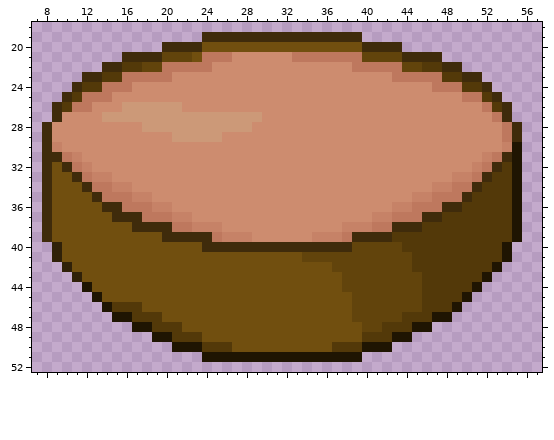
Edited in one commit: pixel-art sprite (textures/items/mushroom_stew.png). This is how it looked before the edit.
The file is 64x64 pixels. Colours within 5 levels of each other are drawn and written as one. Shown: x 7..57, y 18..52.
Now the later version:
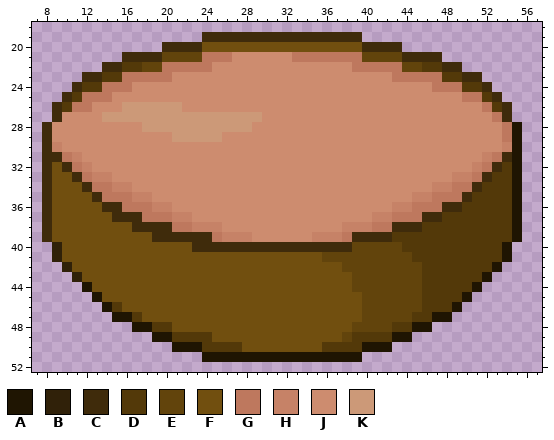
Palette (. is transparent): A #1f1502  B #302109  C #3f2b0b  D #533909  E #62440c  F #714f0f  G #be785e  H #c68267  J #cd8c6f  K #cc9978
Edits made:
@@ x 21..25 @@
 20 CCCFF
-21 EEFGG
+21 EEEGG
 22 GGGGJ
@@ x 53..57 @@
 27 GC...
-28 JGC..
-29 JGC..
+28 JGA..
+29 JGA..
 30 JHA..
@@ x 14..47 @@
 38 FFFCCCCGGHHHJJJJJJJJJJJJHHHGGCCCDD
-39 FFFFFFCCCCCGHHHJJJJJJHHHGCCCCDDDDD
-40 FFFFFFFFFFCCCCCCCCCCCCCCCEEEEEDDDD
-41 FFFFFFFFFFFFFFFFFFFFEEEEEEEEEEEDDD
-42 FFFFFFFFFFFFFFFFFFFFFFFEEEEEEEEDDD
-43 FFFFFFFFFFFFFFFFFFFFFFFFEEEEEEEEDD
-44 FFFFFFFFFFFFFFFFFFFFFFFFEEEEEEEEDD
-45 FFFFFFFFFFFFFFFFFFFFFFFFFEEEEEEEDD
-46 ADDDFFFFFFFFFFFFFFFFFFFFFEEEEEEEDD
-47 .AADDDFFFFFFFFFFFFFFFFFFFEEEEEDDDA
-48 ...AADDDFFFFFFFFFFFFFFFFFFEEDDDAA.
-49 .....AADDDFFFFFFFFFFFFFFFFDDDAA...
-50 .......AAADDDFFFFFFFFFFDDDAAA.....
+39 FFFFFCCCCCCGHHHJJJJJJHHHGCCCCDDDDD
+40 FFFFFFFFFCCCCCCCCCCCCCCCCEEEEEDDDD
+41 FFFFFFFFFFFFFFFFFFFFFFEEEEEEEEEDDD
+42 FFFFFFFFFFFFFFFFFFFFFFFFEEEEEEEEDD
+43 FFFFFFFFFFFFFFFFFFFFFFFFFEEEEEEEDD
+44 FFFFFFFFFFFFFFFFFFFFFFFFFEEEEEEEDD
+45 FFFFFFFFFFFFFFFFFFFFFFFFFFEEEEEEDD
+46 ADFFFFFFFFFFFFFFFFFFFFFFFFEEEEEEDD
+47 .AADFFFFFFFFFFFFFFFFFFFFFFEEEEEDDA
+48 ...AADDFFFFFFFFFFFFFFFFFFEEEEDDAA.
+49 .....AADDDDFFFFFFFFFFFFFEDDDDAA...
+50 .......AAADDDDFFFFFFFFDDDDAAA.....
 51 ..........AAAAAAAAAAAAAAAA........
Boxes around the changes in both pictures, in picture pixels (x1, y1, x2, y2):
changed: (192, 52, 202, 62)
changed: (512, 122, 522, 142)
changed: (152, 232, 202, 252)
changed: (302, 252, 422, 352)
changed: (122, 302, 242, 352)
